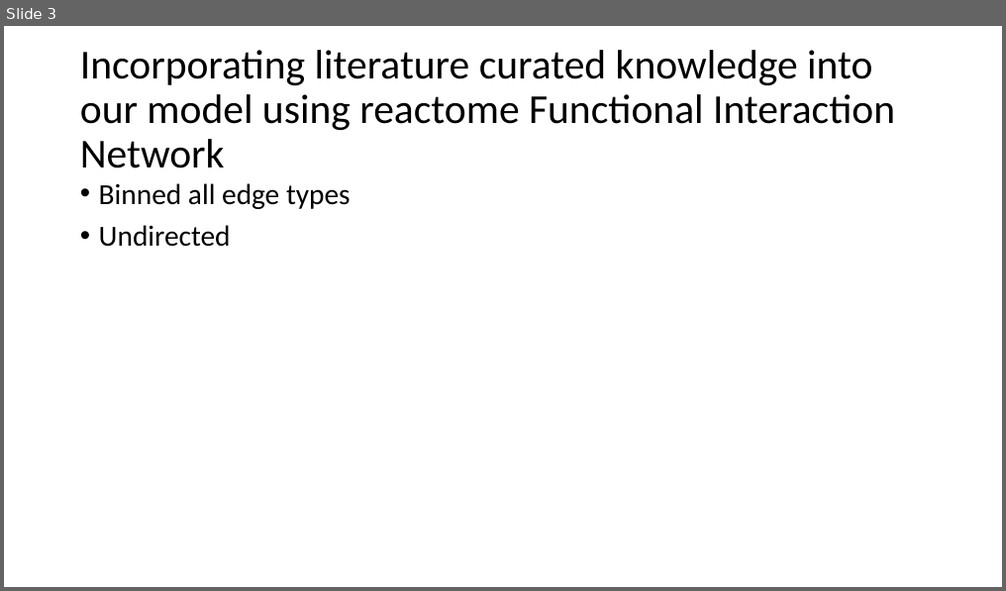
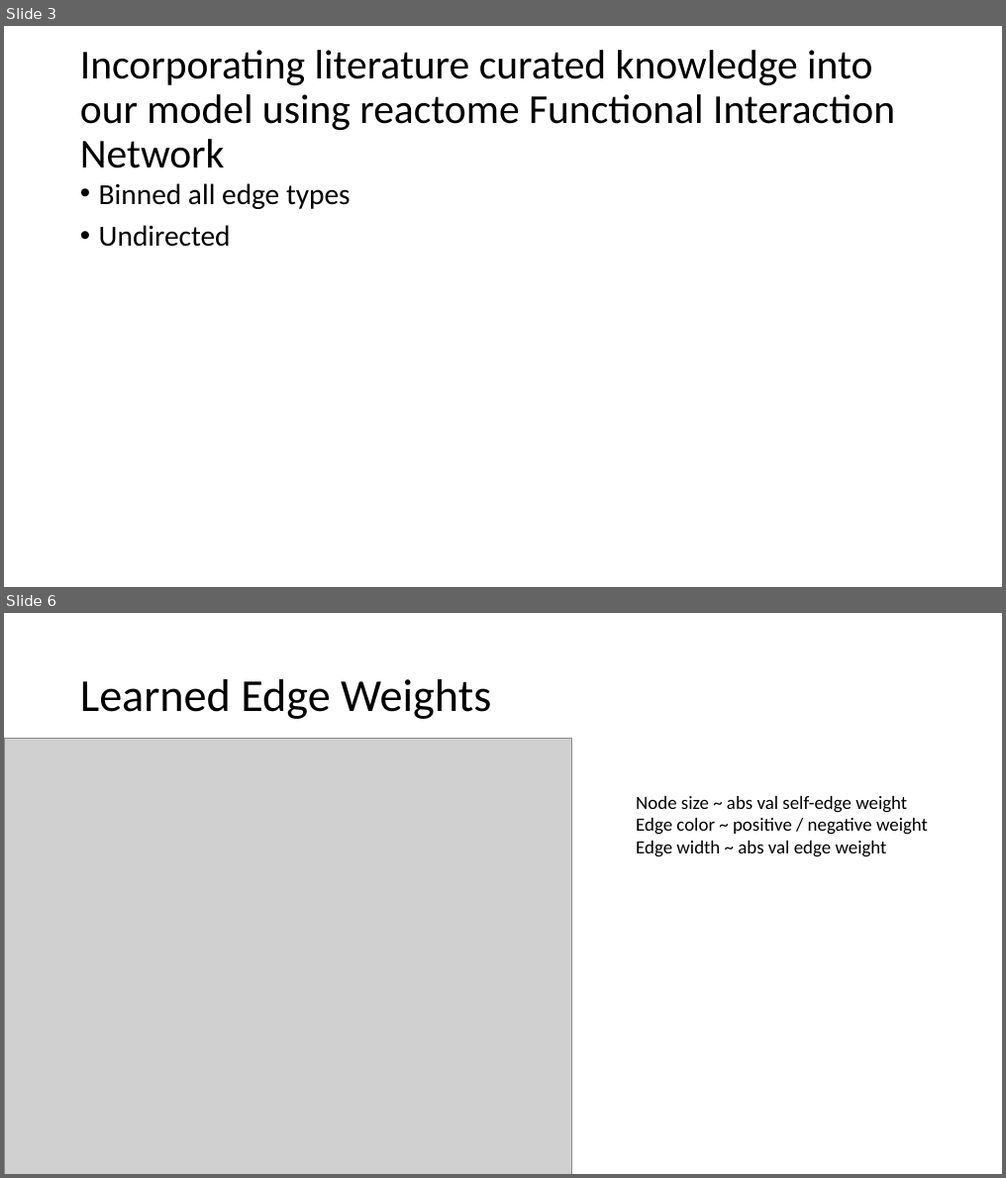
Before and after one commit to nathanieljevans/TrojanArrow, a slide deck: docs/evans_final.pptx. Shown one above the other, each under a label of ours: slide 3 before the commit, slides 3 and 6 after it; the slides between them are not shown. The pictures are 1006x591 and 1006x1178 pixels, drawn with LibreOffice and Linux fonts; fonts in the diff are those of the drawing; grey boxes stand for pictures. Boxes give left, top, right and bottom in pixels: in the first picture for what was removed or moved away, otherwise in the second. Text is boxed around its words. In the diff, an @@ line names an element or a change of style, - is before the commit and + after.

```diff
--- a/docs/evans_final.pptx
+++ b/docs/evans_final.pptx
@@ slide 6 added at bbox=[4, 613, 1002, 1174], background #FFFFFF @@
@@ title added at bbox=[80, 679, 491, 719], 44 pt, text #000000 @@
+Learned Edge Weights
@@ picture added at bbox=[4, 739, 571, 1174] @@
@@ text added at bbox=[636, 796, 928, 858], 18 pt, text #000000 @@
+Node size ~ abs val self-edge weight
+Edge color ~ positive / negative weight
+Edge width ~ abs val edge weight
```
Also in this commit, not shown: 1 slide changed, 1 other slide added, 1 slide removed, 17 other files.
